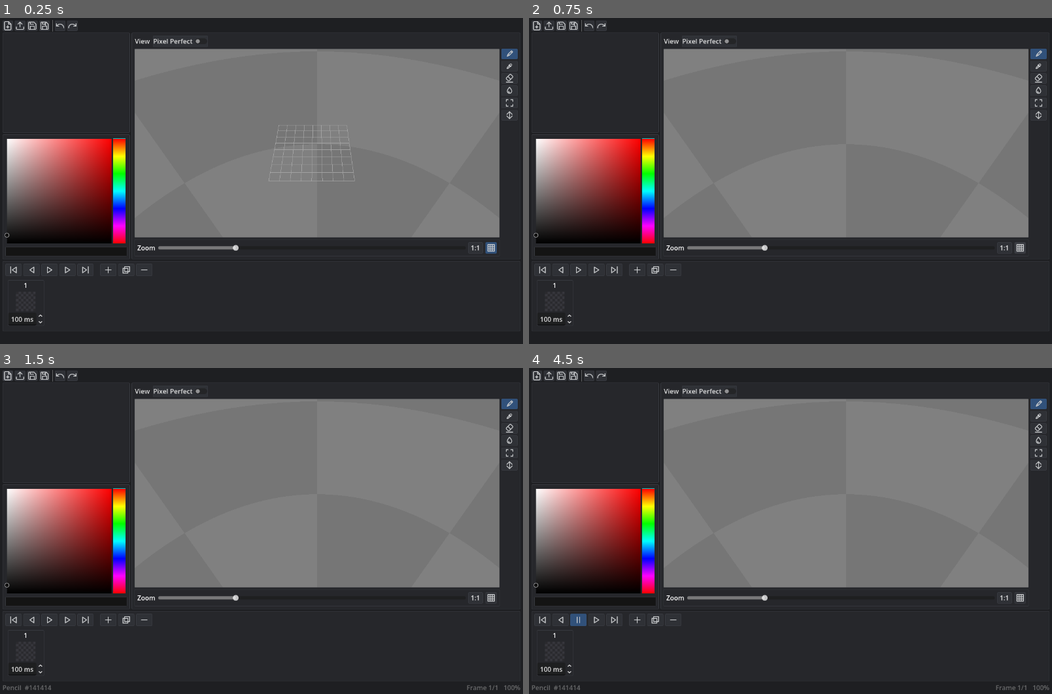
Above: before the commit, frames 1-4 (two rows, left to right).
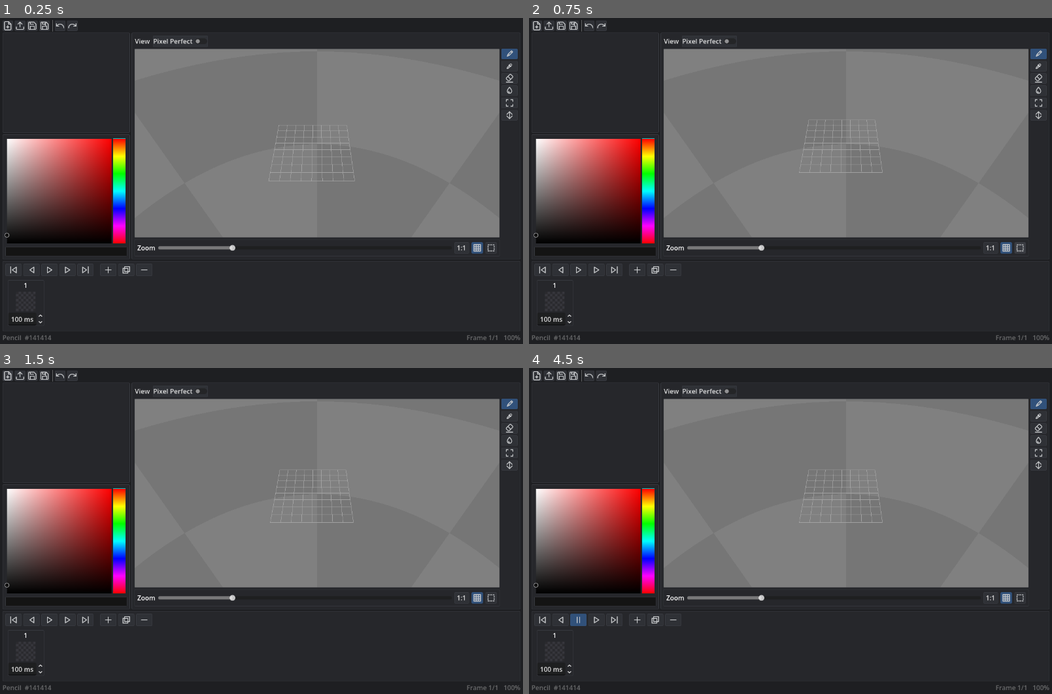
Above: after the commit, the same moments.

Repository: LeonardMeagher2/LVE
Game: Godot game, scene res://ui/main.tscn
Same seed, same stepped clock (60 frames per second), same inputs: the game is played once before the commit and once after it.
Inputs (mouse positions are in pixels of both pictures, inside the frame that each line leads up to):
- Up to frame 1 (0.25 s): no input
- Up to frame 2 (0.75 s): click (1020, 249) at 0.52 s
- Up to frame 3 (1.5 s): click (5, 374) at 1.25 s
- Up to frame 4 (4.5 s): click (534, 374) at 2 s; click (544, 619) at 2.75 s; click (544, 619) at 3.5 s; click (576, 619) at 4.25 s

The runs differ from the first frame. In frame 1, 0.3% of the frame differs, in the area x 0-100%, y 68-99%; in frame 2, 0.4%, in the area x 0-100%, y 31-99%; in frame 3, 0.3%; in frame 4, 0.3%.
Error before the commit: Invalid access to property or key 'reset_view_requested' on a base object of type 'HBoxContainer (ControlBar)'. (res://ui/main.gd:45)

Commit message:
Add Reset View button to ControlBar
Add reset_view_requested signal and Reset View button (using to_start.svg icon) next to 1:1 zoom. Connect to viewport reset_view in main.gd.

Diff:
--- a/ui/control_bar.gd
+++ b/ui/control_bar.gd
@@ -3,11 +3,17 @@
 
 signal zoom_requested(percent: float)
 signal grid_toggled(visible: bool)
+signal reset_view_requested
 
 @onready var _slider: HSlider = $ZoomSlider
 @onready var _grid: Button = $GridToggle
+@onready var _reset: Button = $ResetViewBtn
 
 var _syncing := false
+
+
+func _ready() -> void:
+	_reset.pressed.connect(reset_view_requested.emit)
 
 
 func set_zoom(percent: float) -> void:
--- a/ui/control_bar.tscn
+++ b/ui/control_bar.tscn
@@ -2,6 +2,7 @@
 
 [ext_resource type="Script" uid="uid://doi7ndmweb0el" path="res://ui/control_bar.gd" id="1_control"]
 [ext_resource type="Texture2D" uid="uid://bhg85sqfio31d" path="res://icons/grid.svg" id="2_grid"]
+[ext_resource type="Texture2D" uid="uid://dw2yugcwa1shf" path="res://icons/mode_replace.svg" id="3_reset"]
 
 [node name="ControlBar" type="HBoxContainer" unique_id=53784703]
 custom_minimum_size = Vector2(0, 28)
@@ -25,19 +26,25 @@
 custom_minimum_size = Vector2(36, 0)
 layout_mode = 2
 tooltip_text = "Return the zoom to 100 percent"
-focus_mode = 0
 text = "1:1"
 
 [node name="GridToggle" type="Button" parent="." unique_id=1396369045]
 custom_minimum_size = Vector2(28, 28)
 layout_mode = 2
 tooltip_text = "Toggle the grid"
-focus_mode = 0
 toggle_mode = true
 button_pressed = true
 icon = ExtResource("2_grid")
 icon_alignment = 1
 
+[node name="ResetViewBtn" type="Button" parent="." unique_id=567890123]
+unique_name_in_owner = true
+custom_minimum_size = Vector2(28, 28)
+layout_mode = 2
+tooltip_text = "Reset View (Home)"
+icon = ExtResource("3_reset")
+icon_alignment = 1
+
 [connection signal="value_changed" from="ZoomSlider" to="." method="_on_zoom_slider_changed"]
 [connection signal="pressed" from="ZoomOne" to="." method="_on_zoom_one_pressed"]
 [connection signal="toggled" from="GridToggle" to="." method="_on_grid_toggled"]
